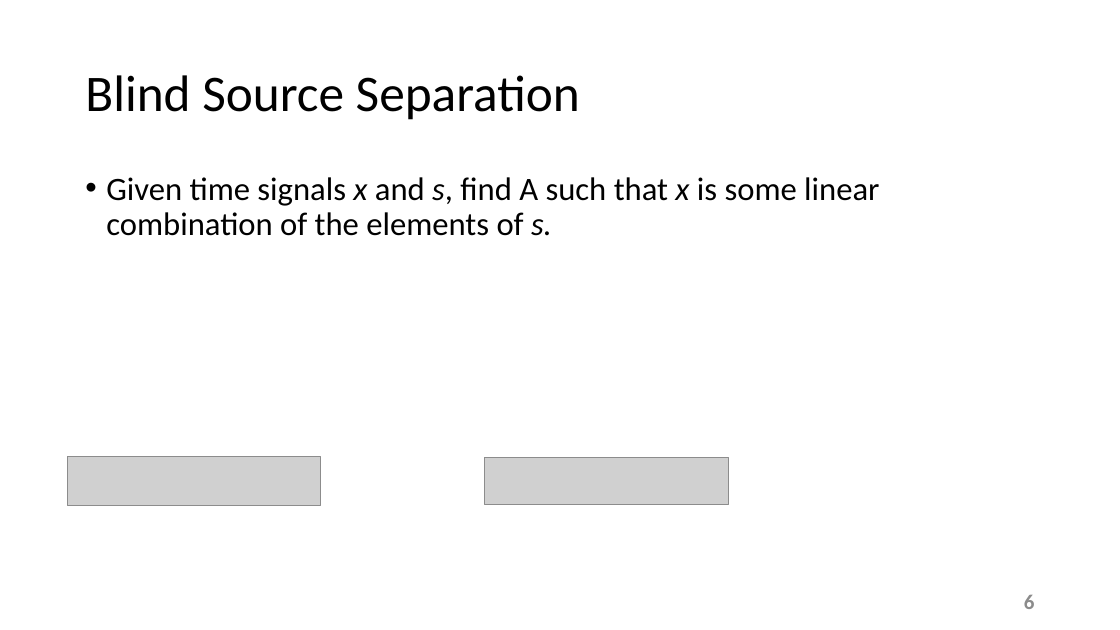
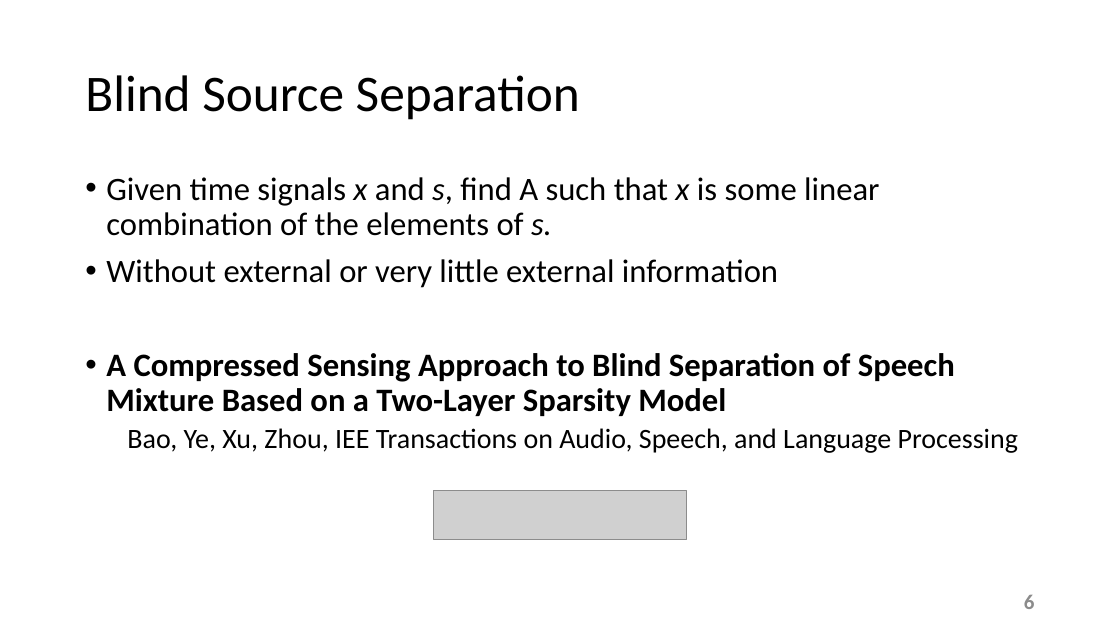
Before and after one commit to esaracin/compressive-sensing-cocktail-party-problem, a slide deck: slide 6 of slide/slides.pptx. Drawn at 1120x630 pixels with LibreOffice and Linux fonts; fonts in the diff are those of the drawing; grey boxes stand for pictures; background and template pictures are left out. Boxes give left, top, right and bottom in pixels: in the first picture for what was removed or moved away, otherwise in the second. Text is boxed around its words. In the diff, an @@ line names an element or a change of style, - is before the commit and + after.

Commit message:
Adds audio and edits to ppt

```diff
--- a/slide/slides.pptx
+++ b/slide/slides.pptx
@@ text at bbox=[106, 259, 1018, 453]: paragraphs added @@
+• Without external or very little external information
+• A Compressed Sensing Approach to Blind Separation of Speech Mixture Based on a Two-Layer Sparsity Model
+  Bao, Ye, Xu, Zhou, IEE Transactions on Audio, Speech, and Language Processing
@@ picture removed at bbox=[484, 458, 728, 505] @@
@@ picture: place and size @@
-picture at bbox=[67, 456, 320, 506]
+picture at bbox=[434, 490, 686, 539]
```
Also in this commit, not shown: 4 other slides changed, 1 slide added, 1 other file.
